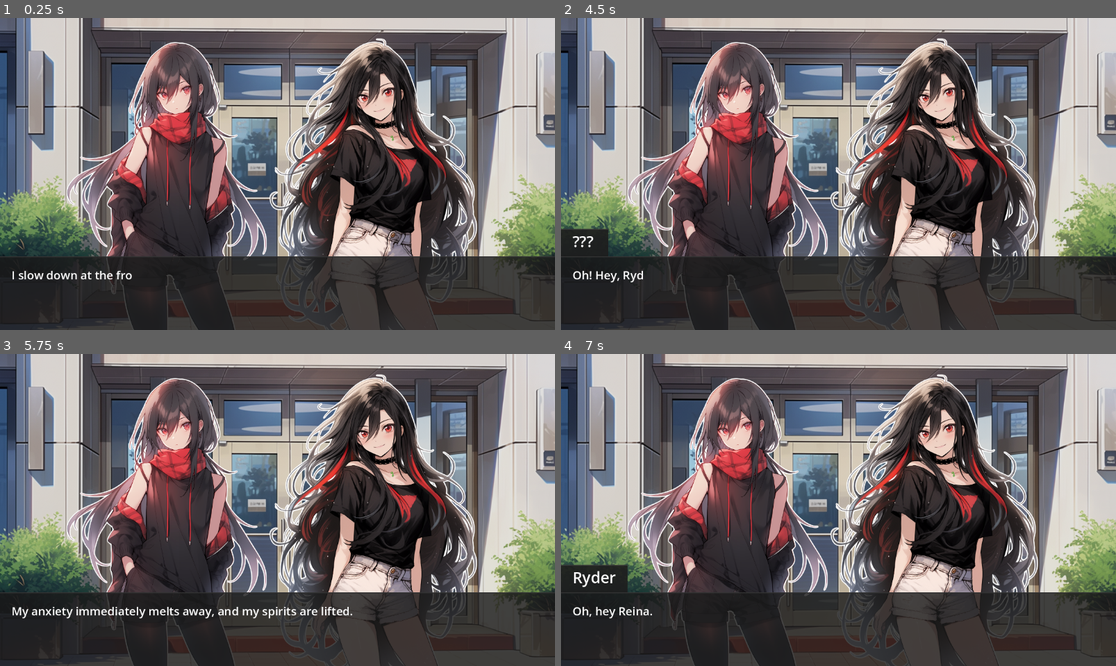
Above: before the commit, frames 1-4 (two rows, left to right).
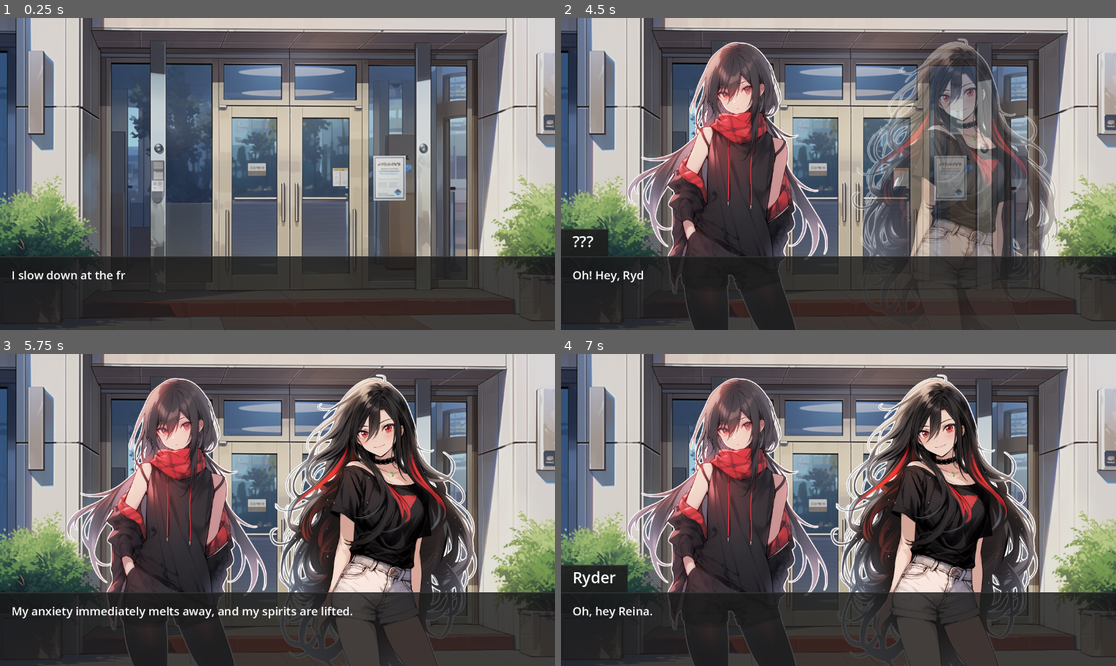
Above: after the commit, the same moments.

Repository: itsMapleLeaf/lovenote
Game: Godot game, scene res://scenes/intro_outside_office_doors.tscn
Same seed, same stepped clock (60 frames per second), same inputs: the game is played once before the commit and once after it.
Inputs:
- Up to frame 1 (0.25 s): no input
- Up to frame 2 (4.5 s): tap Enter (dialog_advance) at 0.5, 1.35, 2.85, 4.35 s; hold Enter (dialog_advance) 0.53-1.28 s; tap Space at 2, 3.5 s; hold Enter (dialog_advance) 2.03-2.78 s; hold Enter (dialog_advance) 3.53-4.28 s
- Up to frame 3 (5.75 s): hold Enter (dialog_advance) from 5.03 s (still down)
- Up to frame 4 (7 s): release Enter (dialog_advance) at 5.78 s; tap Enter (dialog_advance) at 5.85 s; tap Space at 6.5 s; hold Enter (dialog_advance) from 6.53 s (still down)

The runs differ from the first frame. In frame 1, 30% of the frame differs, in the area x 12-86%, y 6-100%; in frame 2, 18%; in frame 3, less than 0.1%; in frame 4, less than 0.1%.

Commit message:
character entry

Diff:
--- a/scenes/intro_outside_office_doors.gd
+++ b/scenes/intro_outside_office_doors.gd
@@ -1,15 +1,18 @@
 extends Node2D
 
+@onready var ryder: Sprite2D = %Ryder
+@onready var reina: Sprite2D = %Reina
 @onready var dialog_ui: DialogUI = %DialogUI
 
-@export var dialog_reveal_speed := 50 # in characters per second
-
-var dialog_lines: Array[String] = [
+@onready var tasks := _parse_task_inputs([
+	SceneTask.new(),
+	EnterTask.new(ryder, Vector2(347, 335), Vector2.LEFT, 1, 0.5),
 	"I slow down at the front door for a bit. There's a small bit of anxiety that I might be entering the wrong door, or that I'm too early, or a trillion other dumb things my brain could come up with.",
 	"I wait a bit to see if someone else goes in first. But not for too long, otherwise I'll look shifty.",
 	"I'll get out my phone, make it look like I'm waiting for an Uber or something.",
 	"...",
 	"I feel like such a dumbass.",
+	EnterTask.new(reina, Vector2(778, 317), Vector2.RIGHT, 0.5, 0),
 	"???: Oh! Hey, Ryder!",
 	"My anxiety immediately melts away, and my spirits are lifted.",
 	"I am warm. I have transcended.",
@@ -52,28 +55,12 @@
 	"Maybe later I'll treat her to some cookies from her favorite bakery down the street.",
 	"The elevator slows. My stomach rises. It kept rising even after stopping.",
 	"Reina ruffles my hair before leaving. I used to protest and smack her hand away, but now I just take it and grumble like the bitchy queer-ass little bottom that I am.",
-]
-
-var tasks: Array[SceneTask] = []
+])
 var current_task_index := -1
 
-var current_task: SceneTask:
-	get: return tasks[current_task_index]
-
 func _ready() -> void:
-	for line: String in dialog_lines:
-		var line_with_speaker_regex := RegEx.create_from_string(r"([A-Za-z ?]+):\s*(.+)")
-		var line_with_speaker_match := line_with_speaker_regex.search(line)
-
-		if not line_with_speaker_match:
-			tasks.append(DialogSceneTask.new(line, dialog_ui))
-			continue
-
-		var speaker := line_with_speaker_match.strings[1]
-		var text := line_with_speaker_match.strings[2]
-		var task := DialogSceneTask.new(text, dialog_ui)
-		task.speaker_name = speaker
-		tasks.append(task)
+	ryder.modulate.a = 0
+	reina.modulate.a = 0
 
 	_next_task()
 
@@ -81,13 +68,66 @@
 	if event.is_action_pressed("dialog_advance"):
 		_next_task()
 
+func _parse_task_inputs(task_inputs: Array[Variant]) -> Array[SceneTask]:
+	var tasks: Array[SceneTask] = []
+	for item in task_inputs:
+		if item is SceneTask:
+			tasks.append(item)
+		elif item is String:
+			tasks.append(_create_dialog_task_from_string(item))
+		else:
+			push_error("Unexpected scene task input: %s" % str(item))
+	return tasks
+
+func _create_dialog_task_from_string(line: String) -> DialogSceneTask:
+	var line_with_speaker_regex := RegEx.create_from_string(r"([A-Za-z ?]+):\s*(.+)")
+	var line_with_speaker_match := line_with_speaker_regex.search(line)
+
+	if not line_with_speaker_match:
+		return DialogSceneTask.new(line, dialog_ui)
+
+	var speaker := line_with_speaker_match.strings[1]
+	var text := line_with_speaker_match.strings[2]
+	var task := DialogSceneTask.new(text, dialog_ui)
+	task.speaker_name = speaker
+	return task
+
 func _next_task() -> void:
-	if current_task != null and not current_task.is_finished():
+	var current_task := tasks[current_task_index]
+	if not current_task.is_finished():
 		current_task.interrupt()
 		return
 
-	if current_task_index >= tasks.size() - 1:
-		return
+	if current_task_index >= tasks.size() - 1: return
+	current_task_index += 1
+	current_task = tasks[current_task_index]
+	current_task.start()
 
-	current_task_index += 1
-	current_task.start()
+	if current_task.is_finished():
+		await get_tree().process_frame
+		_next_task()
+
+class EnterTask extends SceneTask:
+	var node: Node2D
+	var target_position: Vector2
+	var from_direction: Vector2
+	var delay: float
+	var duration: float
+	var tween: Tween
+
+	func _init(node: Node2D, target_position: Vector2, from_direction: Vector2, duration: float, delay: float) -> void:
+		self.node = node
+		self.target_position = target_position
+		self.from_direction = from_direction
+		self.delay = delay
+		self.duration = duration
+
+	func start() -> void:
+		node.global_position = target_position + from_direction * 80
+		tween = node.create_tween().set_parallel(true)
+		tween.tween_property(node, "global_position", target_position, duration).set_ease(Tween.EASE_OUT).set_trans(Tween.TRANS_QUAD).set_delay(delay)
+		tween.tween_property(node, "modulate", Color.WHITE, duration).set_ease(Tween.EASE_OUT).set_trans(Tween.TRANS_QUAD).set_delay(delay)
+
+	func interrupt() -> void:
+		if tween: tween.stop()
+		node.global_position = node.target_position
--- a/scenes/intro_outside_office_doors.tscn
+++ b/scenes/intro_outside_office_doors.tscn
@@ -8,7 +8,6 @@
 
 [node name="Node2D" type="Node2D"]
 script = ExtResource("1_lri25")
-dialog_reveal_speed = 65
 
 [node name="Background" type="Sprite2D" parent="."]
 modulate = Color(0.886275, 0.886275, 0.886275, 1)
@@ -18,11 +17,13 @@
 centered = false
 
 [node name="Ryder" type="Sprite2D" parent="."]
+unique_name_in_owner = true
 position = Vector2(347, 335)
 scale = Vector2(0.616626, 0.616626)
 texture = ExtResource("3_t6g63")
 
 [node name="Reina" type="Sprite2D" parent="."]
+unique_name_in_owner = true
 position = Vector2(778, 316.965)
 scale = Vector2(0.563733, 0.563733)
 texture = ExtResource("4_fmpab")
